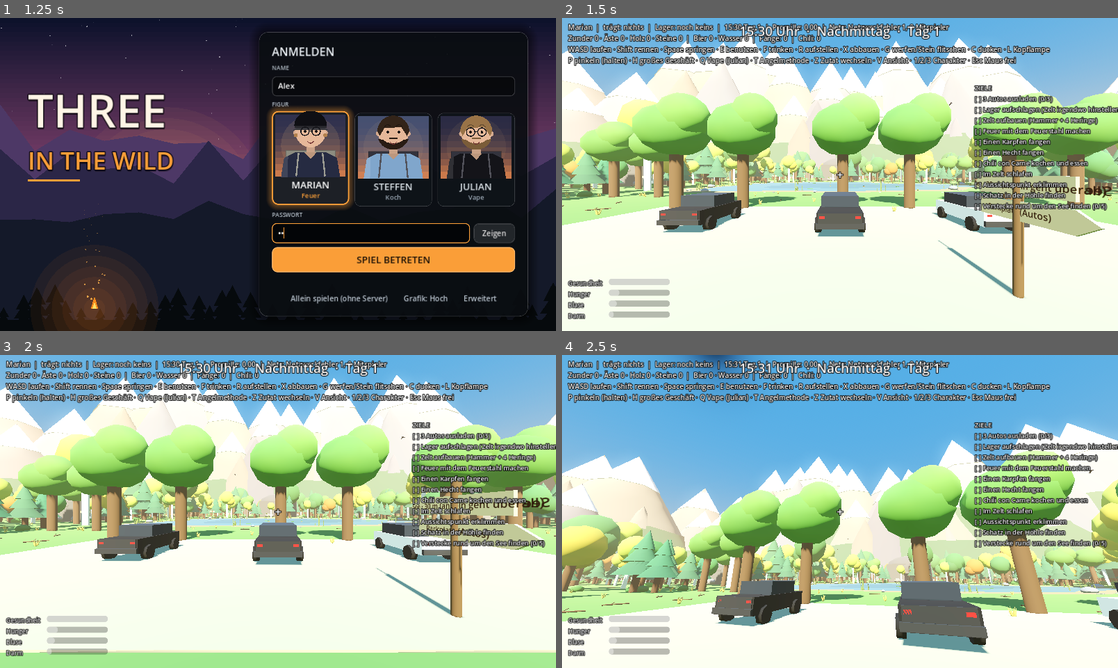
Above: before the commit, frames 1-4 (two rows, left to right).
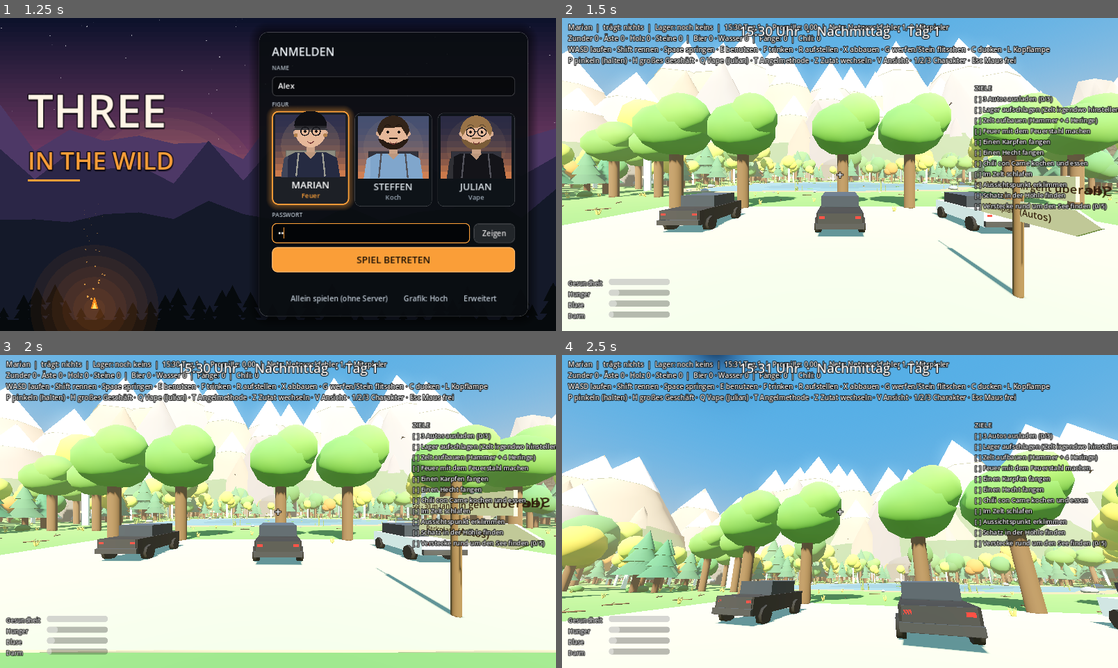
Above: after the commit, the same moments.

Repository: 7ulez/three-in-the-wild
Game: Godot game, scene res://menu.tscn
Same seed, same stepped clock (60 frames per second), same inputs: the game is played once before the commit and once after it.
Inputs (mouse positions are in pixels of both pictures, inside the frame that each line leads up to):
- Up to frame 1 (1.25 s): click (394, 86) at 0.52 s; type "Alex" at 0.6 s; click (372, 233) at 0.75 s; type "12" at 0.83 s
- Up to frame 2 (1.5 s): click "SPIEL BETRETEN" at 1.25 s
- Up to frame 3 (2 s): no input
- Up to frame 4 (2.5 s): tap Enter at 2 s; move the mouse to (867, 511) at 2.02 s; hold W from 2.03 s (still down); tap T at 2.1 s; click (867, 511) at 2.17 s; tap Space at 2.27 s

Frame 1 is identical in both runs. In frame 2, 0.3% of the frame differs, in the area x 91-100%, y 19-53%; in frame 3, 0.3%; in frame 4, nothing differs.

Commit message:
Felsmassiv sieht jetzt wie ein Berg aus
Schichtenfels-Shader an den Wänden, zackiger Gipfel mit Schneekappe auf dem
Plateau, Geröll am Fuß. Kletterroute, Höhleneingänge und Aussichtspunkt bleiben
unverändert nutzbar.

Co-Authored-By: Claude Sonnet 5.5 <noreply@anthropic.com>
Claude-Session: https://claude.ai/code/session_01FicyMBshYtiCihkErSPQQ5

Diff:
--- a/massif.gd
+++ b/massif.gd
@@ -7,6 +7,31 @@
 const BASE: Vector3 = Vector3(105, 7.5, -72)    # Mitte des Felsblocks
 const SIZE: Vector3 = Vector3(50, 15, 50)
 const TOP_Y: float = 15.0
+
+const ROCK_SHADER: String = """
+shader_type spatial;
+varying vec3 wp;
+float h(vec2 p) { return fract(sin(dot(p, vec2(127.1, 311.7))) * 43758.5453); }
+float vn(vec2 p) {
+	vec2 i = floor(p); vec2 f = fract(p); f = f * f * (3.0 - 2.0 * f);
+	return mix(mix(h(i), h(i + vec2(1.0, 0.0)), f.x), mix(h(i + vec2(0.0, 1.0)), h(i + vec2(1.0, 1.0)), f.x), f.y);
+}
+void vertex() { wp = (MODEL_MATRIX * vec4(VERTEX, 1.0)).xyz; }
+void fragment() {
+	vec2 q = vec2(wp.x + wp.z, wp.y);
+	float n = vn(q * vec2(0.5, 1.6)) * 0.6 + vn(q * vec2(1.7, 4.0)) * 0.4;
+	float band = fract(floor(wp.y * 0.9 + n * 1.6) * 0.618);
+	vec3 col = mix(vec3(0.50, 0.45, 0.40), vec3(0.38, 0.34, 0.32), step(0.5, band));
+	col = mix(col, vec3(0.60, 0.53, 0.44), step(0.8, band));
+	col *= 0.85 + 0.3 * n;
+	float moss = smoothstep(2.5, 0.0, wp.y + n * 1.5);
+	col = mix(col, vec3(0.28, 0.40, 0.20), moss * 0.65);
+	float crack = smoothstep(0.04, 0.0, abs(vn(vec2(q.x * 1.3, q.y * 0.12) + 7.0) - 0.5));
+	col *= 1.0 - crack * 0.28;
+	ALBEDO = col;
+	ROUGHNESS = 0.95;
+}
+"""
 
 var main: Node
 var summit_reached: bool = false
@@ -33,7 +58,9 @@
 
 func build(p_main: Node) -> void:
 	main = p_main
-	var rock := Util.mat(Color(0.46, 0.41, 0.37), 0.95)
+	var rock := ShaderMaterial.new()
+	rock.shader = Shader.new()
+	rock.shader.code = ROCK_SHADER
 	var dark := Util.mat(Color(0.3, 0.27, 0.25), 0.95)
 
 	# Felsblock mit Höhlen (CSG: Block minus Tunnel)
@@ -68,6 +95,7 @@
 	Util.add_box(self, Vector3(49.6, 0.04, 49.6), Color(0.33, 0.5, 0.24), Vector3(BASE.x, TOP_Y + 0.02, BASE.z))
 
 	_build_climb()
+	_build_peaks()
 
 	# Boulder am Fuß und Aussichtsplattform-Dekoration
 	var rng := RandomNumberGenerator.new()
@@ -91,6 +119,8 @@
 		var tx := rng.randf_range(84.0, 126.0)
 		var tz := rng.randf_range(-93.0, -52.0)
 		var h := rng.randf_range(2.5, 4.5)
+		if tz < -61.0 and tx > 90.0:
+			continue    # dort steht jetzt der Gipfel
 		Util.add_cylinder(self, 0.18, h * 0.4, Color(0.35, 0.22, 0.12), Vector3(tx, TOP_Y + h * 0.2, tz))
 		Util.add_cone(self, 1.0, h, Color(0.12, 0.42, 0.25), Vector3(tx, TOP_Y + h * 0.5 + 0.3, tz))
 	# Aussichtsbank und Fahne
@@ -183,6 +213,101 @@
 	add_child(sp3)
 	sp3.position = Vector3(125, TOP_Y, -49)
 	sp3.build([{"text": "Aussichtspunkt - nicht zu nah an die Kante!", "yaw": 180.0, "y": 2.0}])
+
+
+## Zackiger Gipfel auf dem Plateau und Geröllhalden am Fuß, damit der Block wie ein Berg wirkt.
+## Die Kletterroute und alle Höhleneingänge bleiben frei.
+func _build_peaks() -> void:
+	# [Mittelpunkt, Radien, Seed, Rauheit]
+	var peaks: Array = [
+		[Vector3(110, TOP_Y - 1.5, -78), Vector3(17, 22, 14), 11, 0.5],
+		[Vector3(100, TOP_Y - 1.5, -88), Vector3(8, 15, 7), 12, 0.5],
+		[Vector3(96, TOP_Y - 1.5, -72), Vector3(7, 11, 7), 13, 0.5],
+		[Vector3(123, TOP_Y - 1.5, -72), Vector3(8, 14, 8), 14, 0.5],
+		[Vector3(122, TOP_Y - 1.5, -90), Vector3(6, 11, 5.5), 15, 0.5],
+		[Vector3(108, TOP_Y - 1.5, -65), Vector3(6, 7, 5), 16, 0.45],
+	]
+	for pk in peaks:
+		_rock(pk[0], pk[1], int(pk[2]), float(pk[3]), true)
+	# Geröll am Fuß (nicht an der Südwand, nicht vor den Höhlen)
+	var rng := RandomNumberGenerator.new()
+	rng.seed = 321
+	var skirts: Array = []
+	for z in [-95.0, -89.0, -83.0, -78.0, -60.0, -54.0, -49.5]:
+		skirts.append(Vector3(78.2, 0, z))
+	for x in [83.0, 89.0, 111.0, 117.0, 123.0, 128.5]:
+		skirts.append(Vector3(x, 0, -98.8))
+	for z in [-93.0, -86.0, -79.0, -72.0, -65.0, -58.0]:
+		skirts.append(Vector3(131.8, 0, z))
+	for sp in skirts:
+		var r := rng.randf_range(2.8, 4.6)
+		_rock(sp + Vector3(rng.randf_range(-0.6, 0.6), 0.0, rng.randf_range(-0.6, 0.6)), Vector3(r, r * rng.randf_range(0.6, 0.95), r), rng.randi(), 0.38, false)
+
+
+## Ein kantiger Felsbrocken (zerbeulte Halbkugel, flach schattiert, Farbe nach Höhe).
+func _rock(center: Vector3, radii: Vector3, seed_v: int, rough: float, peak: bool) -> void:
+	var rng := RandomNumberGenerator.new()
+	rng.seed = seed_v
+	var segs := 12 if peak else 9
+	var rings := 6 if peak else 5
+	var grid: Array = []
+	for r in range(rings + 1):
+		var row: Array = []
+		var phi := PI * 0.5 * float(r) / float(rings)     # 0 = Spitze, PI/2 = Rand
+		for sg in range(segs):
+			var th := TAU * float(sg) / float(segs)
+			var d := 1.0 + rough * (rng.randf() - 0.5)
+			if r == 0:
+				d = 1.0 + rough * 0.4
+			var v := Vector3(sin(phi) * cos(th), cos(phi), sin(phi) * sin(th)) * d
+			if peak and r <= 1:
+				v.y *= 1.15
+			row.append(center + Vector3(v.x * radii.x, v.y * radii.y, v.z * radii.z))
+		grid.append(row)
+	var st := SurfaceTool.new()
+	st.begin(Mesh.PRIMITIVE_TRIANGLES)
+	for r in range(rings):
+		for sg in range(segs):
+			var s2 := (sg + 1) % segs
+			var a: Vector3 = grid[r][sg]
+			var b: Vector3 = grid[r][s2]
+			var c: Vector3 = grid[r + 1][sg]
+			var e: Vector3 = grid[r + 1][s2]
+			if r == 0:
+				_tri(st, a, c, e, rng)
+			else:
+				_tri(st, a, c, b, rng)
+				_tri(st, b, c, e, rng)
+	st.generate_normals()
+	var mesh := st.commit()
+	var mi := MeshInstance3D.new()
+	mi.mesh = mesh
+	var m := StandardMaterial3D.new()
+	m.vertex_color_use_as_albedo = true
+	m.roughness = 0.95
+	mi.material_override = m
+	add_child(mi)
+	var body := StaticBody3D.new()
+	var cs := CollisionShape3D.new()
+	cs.shape = mesh.create_trimesh_shape()
+	body.add_child(cs)
+	add_child(body)
+
+
+func _tri(st: SurfaceTool, a: Vector3, b: Vector3, c: Vector3, rng: RandomNumberGenerator) -> void:
+	var n := (b - a).cross(c - a).normalized()
+	var cy := (a.y + b.y + c.y) / 3.0
+	var col := Color(0.5, 0.45, 0.4).lerp(Color(0.36, 0.33, 0.31), rng.randf())
+	if cy > TOP_Y + 9.5:
+		col = col.lerp(Color(0.95, 0.96, 0.98), clampf((cy - TOP_Y - 9.5) / 2.5, 0.0, 1.0) * (0.4 + 0.6 * maxf(n.y, 0.0)))
+	elif n.y > 0.55 and cy < TOP_Y + 3.0:
+		col = col.lerp(Color(0.3, 0.45, 0.22), 0.7)
+	elif cy < TOP_Y + 2.0 and n.y < 0.55:
+		col = col.lerp(Color(0.28, 0.4, 0.2), clampf((3.0 - cy) / 3.0, 0.0, 0.5))
+	col = col.darkened(clampf(0.25 - n.y * 0.25, 0.0, 0.25))
+	for v in [a, b, c]:
+		st.set_color(col)
+		st.add_vertex(v)
 
 
 var route: Array = []     # [{pos: Vector3 (Mitte der Oberseite), size: Vector3 (Länge x Breite in x/z), kind}]
Not shown, changed: web/index.html
Not shown, changed: web/index.js.gz
Not shown, changed: web/index.pck
Not shown, changed: web/index.pck.gz
Not shown, changed: web/index.wasm.gz
